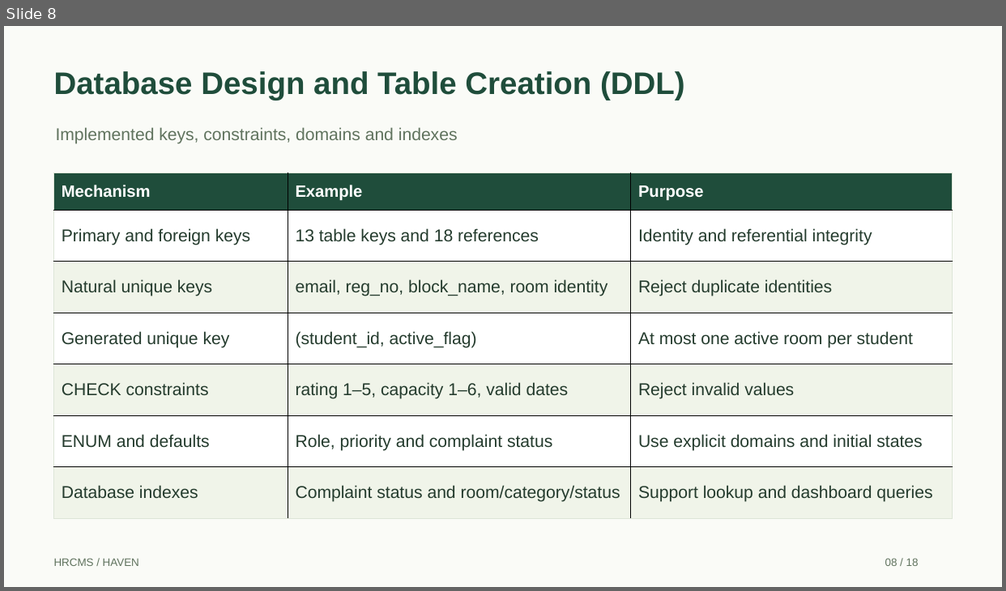
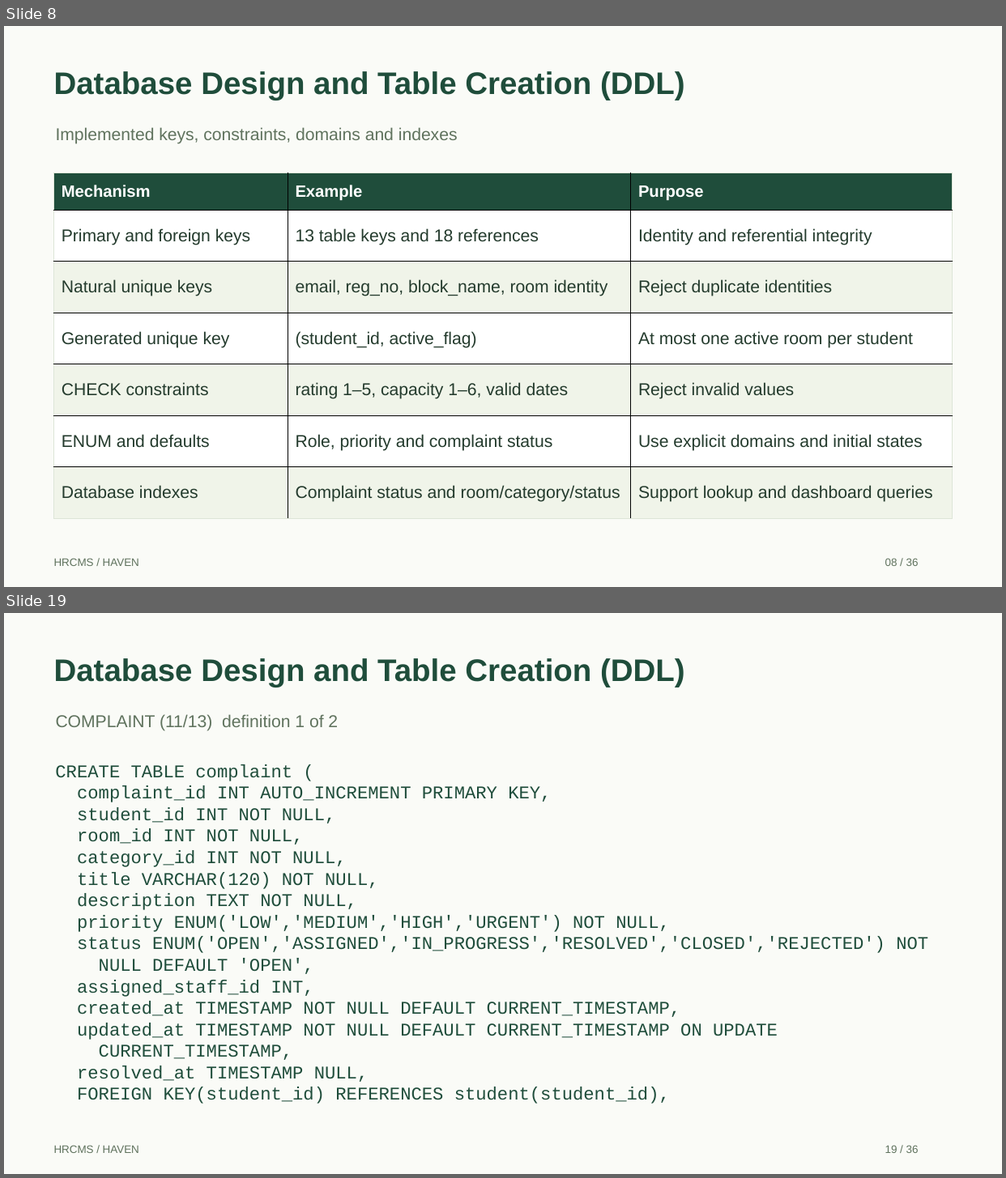
Before and after one commit to S-Nishaanth/hrcms, a slide deck: output/presentation/HRCMS_Review_Presentation.pptx. Shown one above the other, each under a label of ours: slide 8 before the commit, slides 8 and 19 after it; the slides between them are not shown. The pictures are 1006x591 and 1006x1178 pixels, drawn with LibreOffice and Linux fonts; fonts in the diff are those of the drawing. Boxes give left, top, right and bottom in pixels: in the first picture for what was removed or moved away, otherwise in the second. Text is boxed around its words. In the diff, an @@ line names an element or a change of style, - is before the commit and + after.

Commit message:
Expand review DDL to all tables and add linked sample DML

```diff
--- a/output/presentation/HRCMS_Review_Presentation.pptx
+++ b/output/presentation/HRCMS_Review_Presentation.pptx
@@ slide 19 added at (4,613,1002,1174), background #FAFBF7 @@
@@ text added at (54,658,685,688), 30 pt, text #1F4D3B, bold @@
+Database Design and Table Creation (DDL)
@@ text added at (56,714,338,731), 16.5 pt, text #60735E @@
+COMPLAINT (11/13) definition 1 of 2
@@ text added at (55,764,928,1104), 17.2 pt, text #1F4D3B @@
+CREATE TABLE complaint (
+complaint_id INT AUTO_INCREMENT PRIMARY KEY,
+student_id INT NOT NULL,
+room_id INT NOT NULL,
+category_id INT NOT NULL,
+title VARCHAR(120) NOT NULL,
+description TEXT NOT NULL,
+priority ENUM('LOW','MEDIUM','HIGH','URGENT') NOT NULL,
+status ENUM('OPEN','ASSIGNED','IN_PROGRESS','RESOLVED','CLOSED','REJECTED') NOT
+NULL DEFAULT 'OPEN',
+assigned_staff_id INT,
+created_at TIMESTAMP NOT NULL DEFAULT CURRENT_TIMESTAMP,
+updated_at TIMESTAMP NOT NULL DEFAULT CURRENT_TIMESTAMP ON UPDATE
+CURRENT_TIMESTAMP,
+resolved_at TIMESTAMP NULL,
+FOREIGN KEY(student_id) REFERENCES student(student_id),
@@ text added at (54,1145,139,1153), 10.5 pt, text #60735E @@
+HRCMS / HAVEN
@@ text added at (885,1145,918,1153), 10.5 pt, text #60735E @@
+19 / 36
@@ slide 8 changed as well @@
@@ text at (885,558,918,566): text changed @@
-08 / 18
+08 / 36
```
Also in this commit, not shown: 16 other slides changed, 18 other slides added, 1 slide removed, 6 other files.
